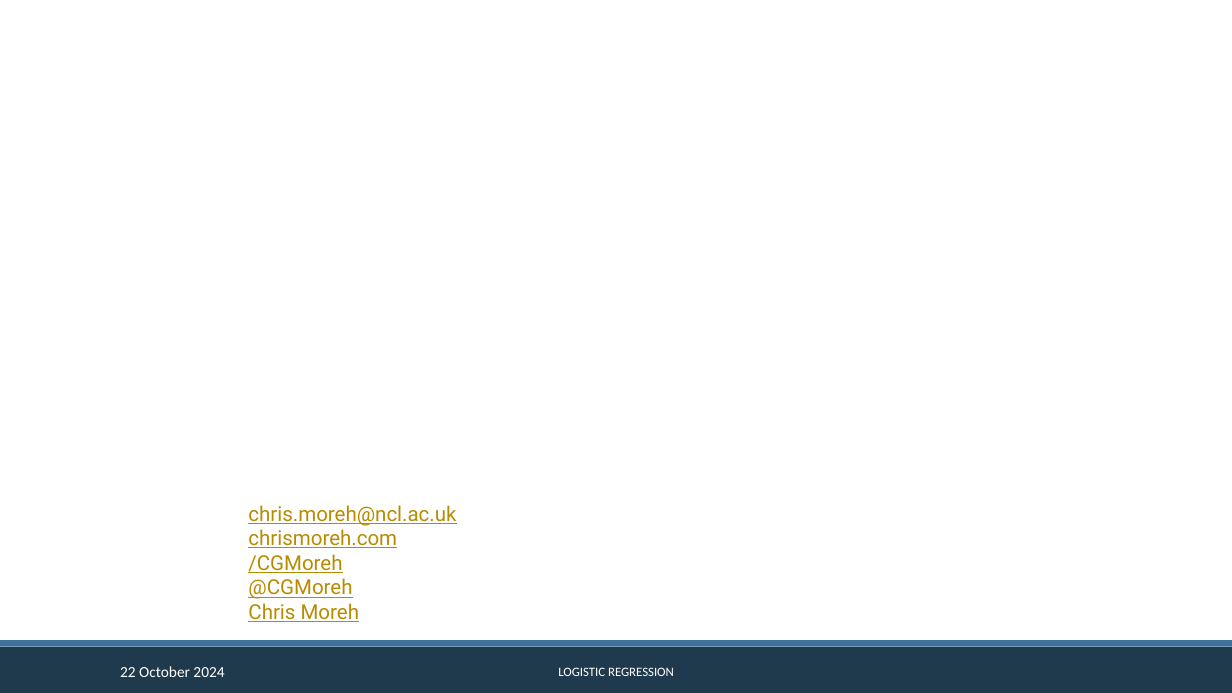
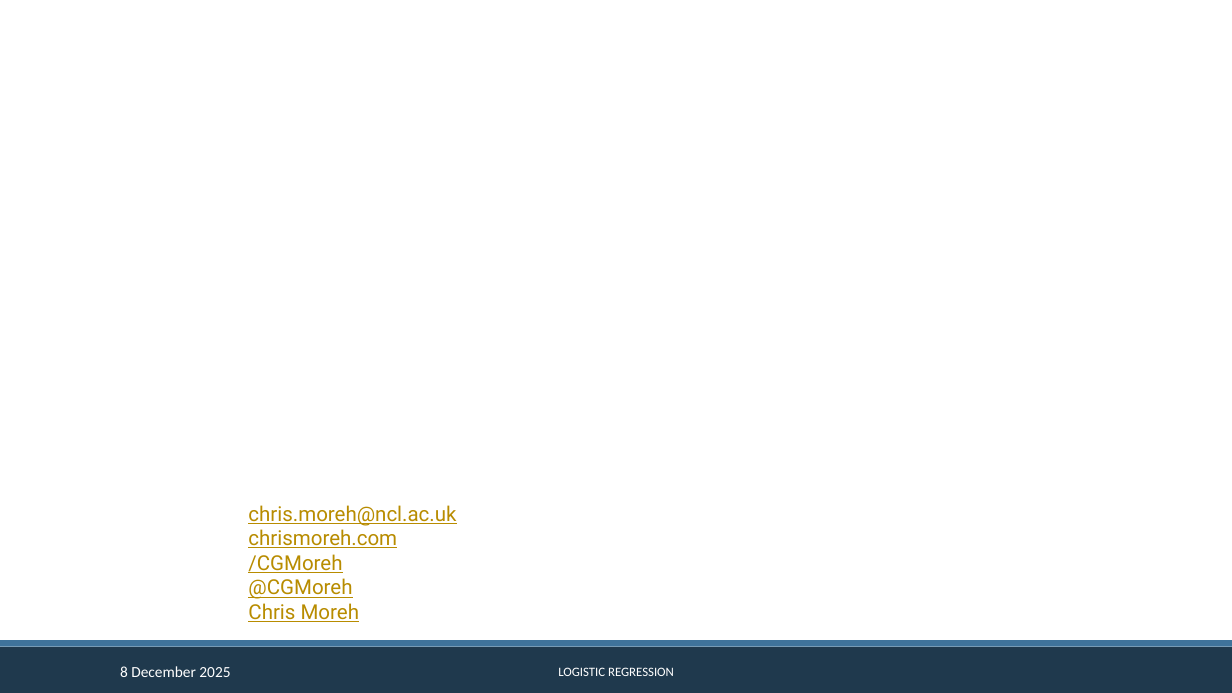
Before and after one commit to CGMoreh/SOC2069-QUANT-25, a slide deck: slide 19 of Materials/Slides/draft_slides_w5.pptx. Drawn at 1232x693 pixels with LibreOffice and Linux fonts; fonts in the diff are those of the drawing; background and template pictures are left out. Boxes give left, top, right and bottom in pixels: in the first picture for what was removed or moved away, otherwise in the second. Text is boxed around its words. In the diff, an @@ line names an element or a change of style, - is before the commit and + after.

```diff
--- a/Materials/Slides/draft_slides_w5.pptx
+++ b/Materials/Slides/draft_slides_w5.pptx
@@ text at (120,666,230,677): text changed @@
-22 October 2024
+8 December 2025
```
Also in this commit, not shown: 17 other slides changed, 1 other file.
